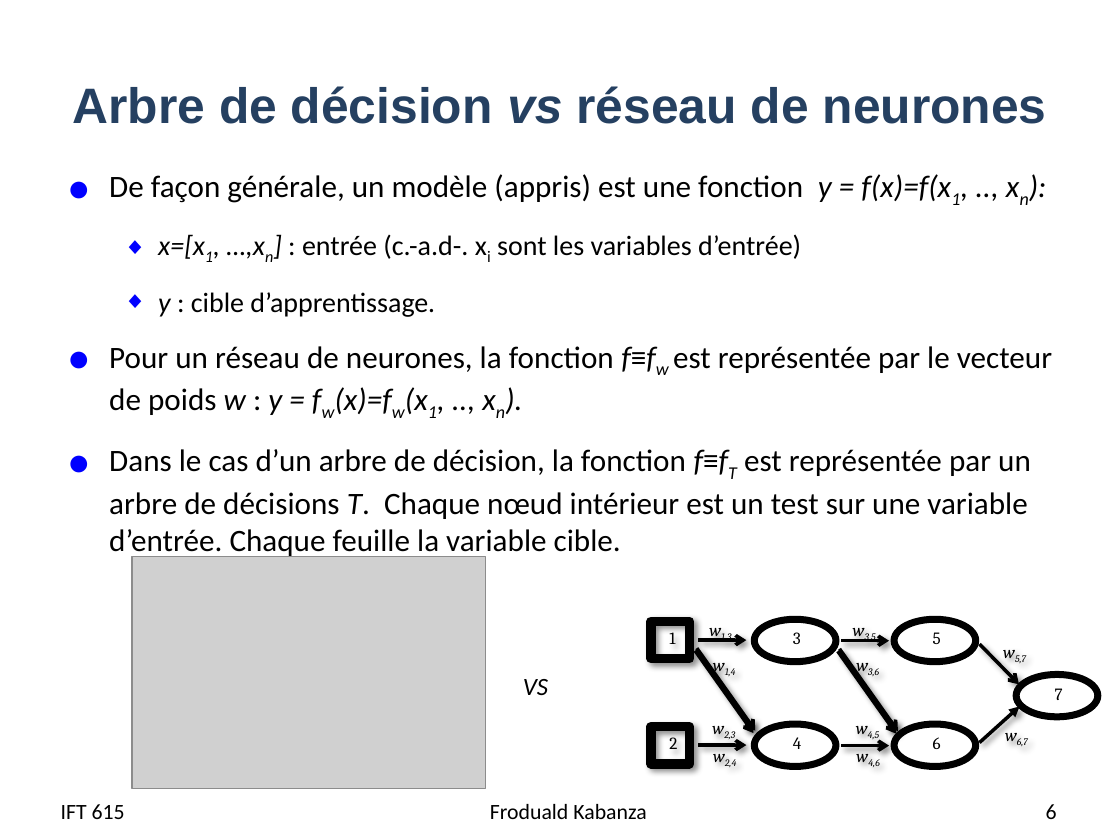
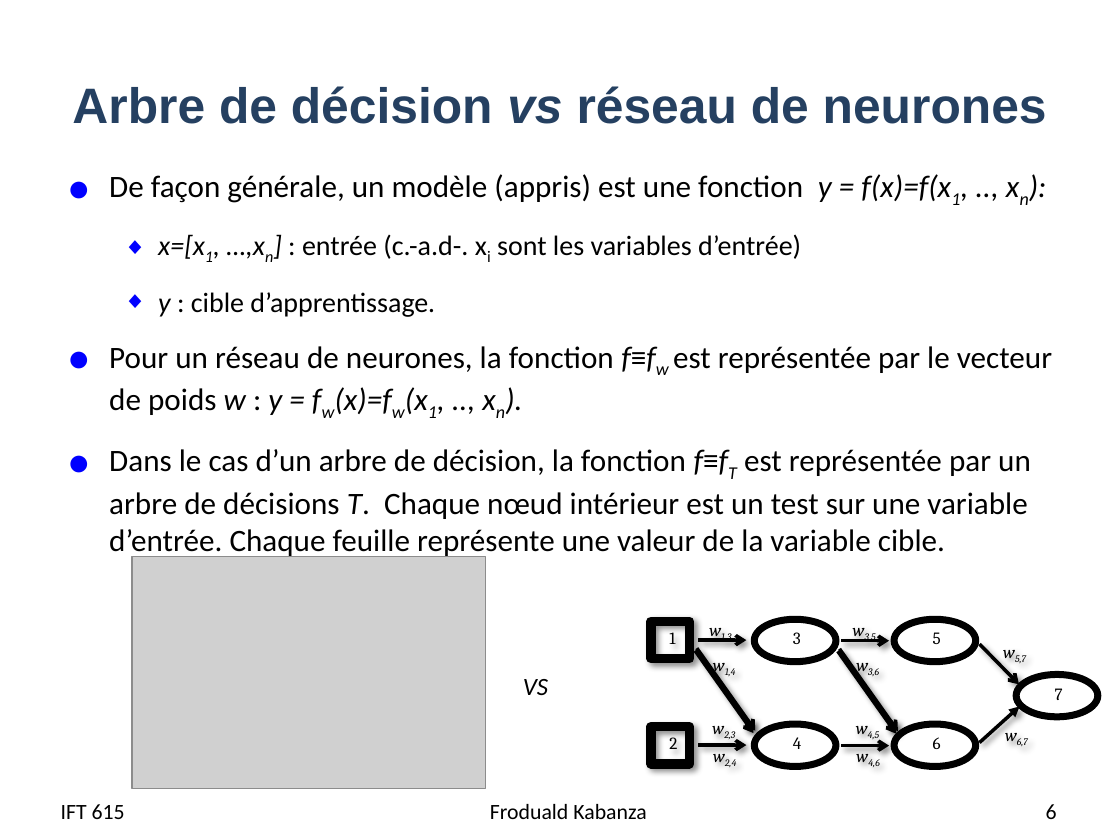
Before and after one commit to djeffkanda/djeffkanda.github.io, a slide deck: slide 6 of ift/assets/slides/ift615-08-Apprentissage avec des arbres de decision.pptx. Drawn at 1120x840 pixels with LibreOffice and Linux fonts; fonts in the diff are those of the drawing; grey boxes stand for pictures. Boxes give left, top, right and bottom in pixels: in the first picture for what was removed or moved away, otherwise in the second. Text is boxed around its words. In the diff, an @@ line names an element or a change of style, - is before the commit and + after.

```diff
--- a/ift/assets/slides/ift615-08-Apprentissage avec des arbres de decision.pptx
+++ b/ift/assets/slides/ift615-08-Apprentissage avec des arbres de decision.pptx
@@ text at [109, 449, 1031, 559]: text changed @@
-● Dans le cas d’un arbre de décision, la fonction f≡fT est représentée par un arbre de décisions T. Chaque nœud intérieur est un test sur une variable d’entrée. Chaque feuille la variable cible.
+● Dans le cas d’un arbre de décision, la fonction f≡fT est représentée par un arbre de décisions T. Chaque nœud intérieur est un test sur une variable d’entrée. Chaque feuille représente une valeur de la variable cible.
```
Also in this commit, not shown: 7 other slides changed, 1 other file.
